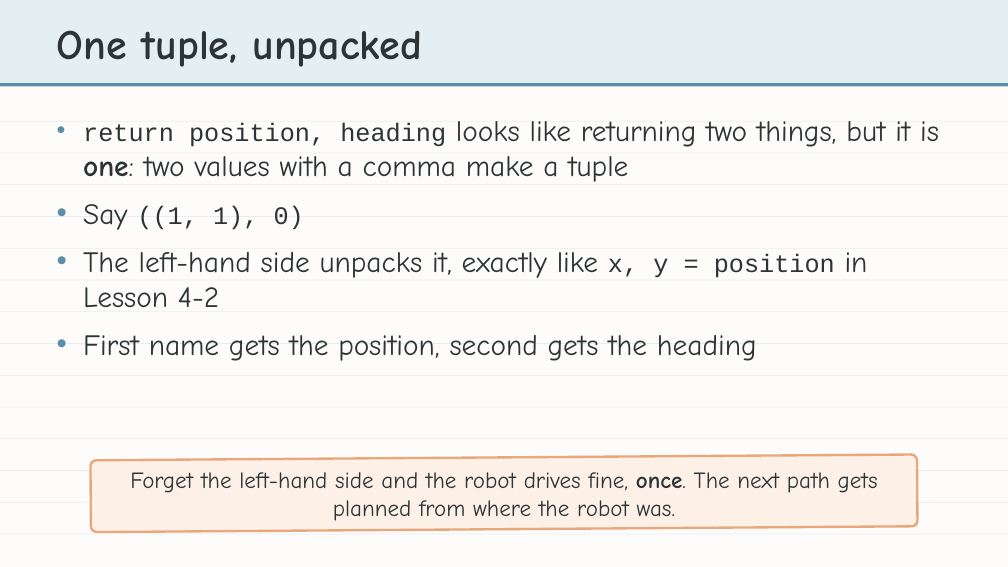
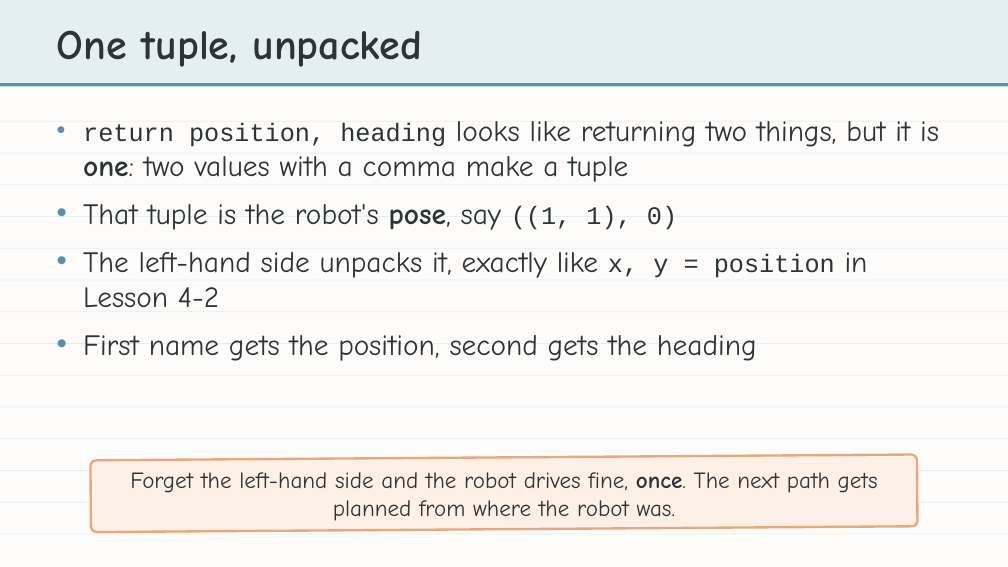
Before and after one commit to bradamiller/LearningPython, a slide deck: slide 13 of static/slides/module-04-manhattan/module-4-lesson-08-driving-the-path.pptx. Drawn at 1008x567 pixels with LibreOffice and Linux fonts; fonts in the diff are those of the drawing. Boxes give left, top, right and bottom in pixels: in the first picture for what was removed or moved away, otherwise in the second. Text is boxed around its words. In the diff, an @@ line names an element or a change of style, - is before the commit and + after.

```diff
--- a/static/slides/module-04-manhattan/module-4-lesson-08-driving-the-path.pptx
+++ b/static/slides/module-04-manhattan/module-4-lesson-08-driving-the-path.pptx
@@ text at box(83, 204, 677, 230): text changed; size 24 to 28 pt; font Courier New to Comic Neue @@
-• Say ((1, 1), 0)
+• That tuple is the robot's pose, say ((1, 1), 0)
```
Also in this commit, not shown: 2 other slides changed, 21 other files.
